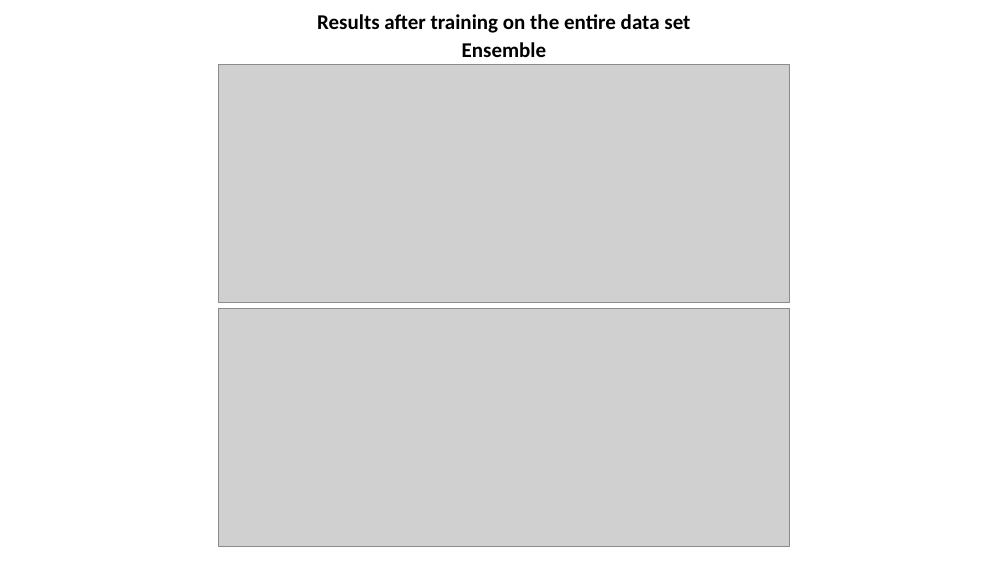
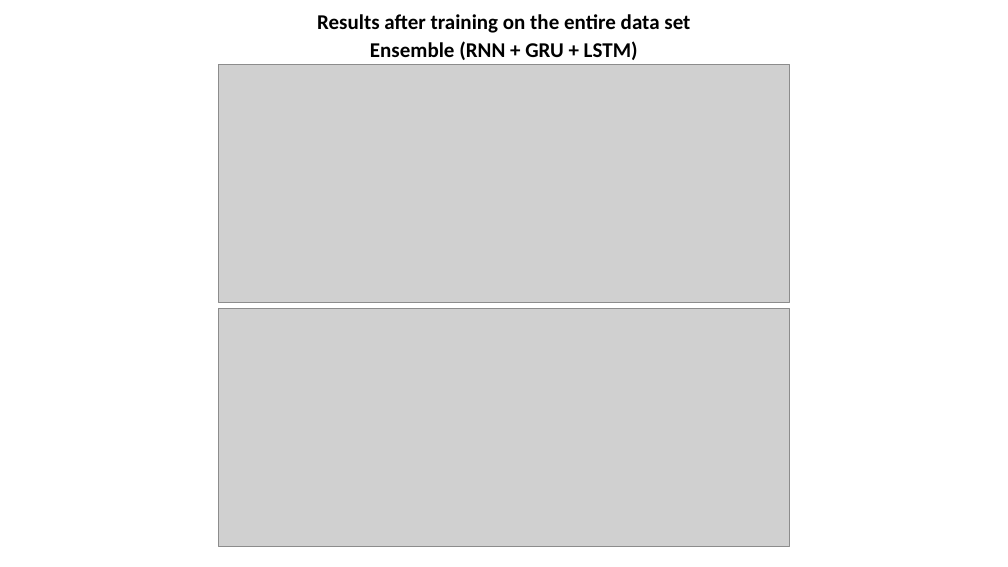
Before and after one commit to sfremerey/backprophet, a slide deck: slide 21 of Backprophet.pptx (slide 17 before the commit). Drawn at 1008x567 pixels with LibreOffice and Linux fonts; fonts in the diff are those of the drawing; grey boxes stand for pictures. Boxes give left, top, right and bottom in pixels: in the first picture for what was removed or moved away, otherwise in the second. Text is boxed around its words. In the diff, an @@ line names an element or a change of style, - is before the commit and + after.

```diff
--- a/Backprophet.pptx
+++ b/Backprophet.pptx
@@ text at (x1=370, y1=41, x2=638, y2=60): text changed @@
-Ensemble
+Ensemble (RNN + GRU + LSTM)
```
Also in this commit, not shown: 15 other slides changed, 6 slides added, 1 slide removed, 1 other file.
